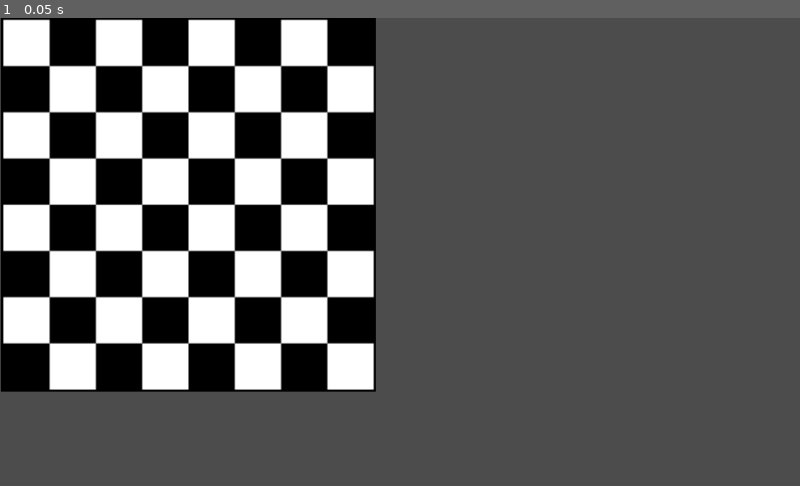
Above: before the commit, frame 1.
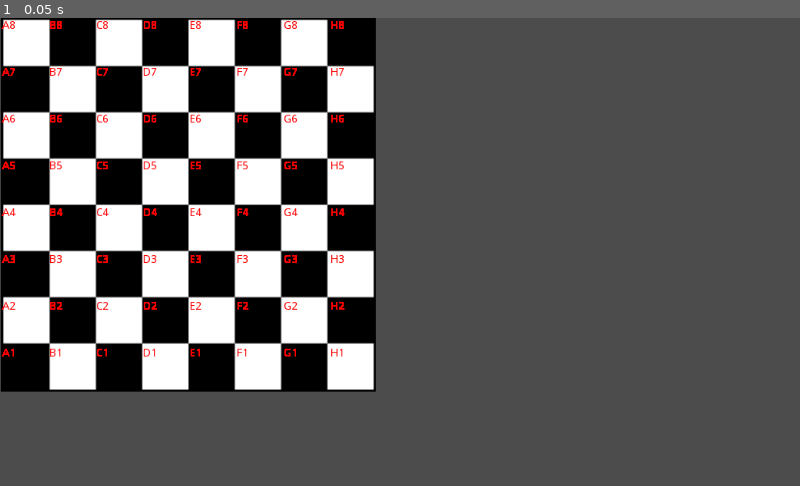
Above: after the commit, the same moment.

Repository: MattBunch/GodotChess2D
Game: Godot game, scene res://Board/Board.tscn
Same seed, same stepped clock (60 frames per second), same inputs: the game is played once before the commit and once after it. The engine's default icon, where the game draws it, is replaced by a stand-in: a white triangle on a blue panel in a dark square.
Inputs:
- Up to frame 1 (0.05 s): no input

The runs differ from the first frame. In frame 1, 1.2% of the frame differs, in the area x 0-44%, y 0-73%.
Error before the commit: Parse Error: Error parsing expression, misplaced: func (res://Board/Board.gd:41)

Commit message:
Chess notation added

Diff:
--- a/Board/Board.gd
+++ b/Board/Board.gd
@@ -15,18 +15,18 @@
 	for tile in tiles:
 		tile.connect("clicked_tile",self,"clicked_tile")
 
-func clicked_tile(pos):
+func clicked_tile(pos, tile_code):
 
 	var tile = get_tile_at_pos(pos)
 	if saved_tile == tile:
-		print("same tile")
+		print("same tile: ", saved_tile.get_tile_code())
 		return
 	if saved_tile == null:
 		saved_tile = tile
-		print("tile saved: ", saved_tile.get_position())
+		print("tile saved: ", saved_tile.get_tile_code())
 	else:
-		print("tile: ",tile.get_position())
-		print("saved_tile: ",saved_tile.get_position())
+		print("tile: ",tile.get_tile_code())
+		print("saved_tile: ",saved_tile.get_tile_code())
 		saved_tile = null
 
 func get_tile_at_pos(pos):
@@ -38,16 +38,20 @@
 	return null
 
 func initialize_board():
-	func build_chess_notation():
-		pass
+	var A = 65
+	var startNum = 8
 	var output = []
-	var counter = 0
+	var numCounter = startNum
+	var charCounter = A
 	for x in range(0, BOARD_SIZE, BOARD_SIZE / 8):
+		numCounter = startNum
 		for y in range(0, BOARD_SIZE, BOARD_SIZE / 8):
-			counter += 1
 			var new_tile = load("res://Board/BoardTile.tscn").instance()
-			new_tile.init(counter)
+			var tileCode = char(charCounter) + str(numCounter)
+			new_tile.init(tileCode)
 			add_child(new_tile)
 			new_tile.set_tile_position(Vector2(x, y))
 			output.append([x, y])
+			numCounter -= 1
+		charCounter += 1
 	return output
--- a/Board/Board.tscn
+++ b/Board/Board.tscn
@@ -10,6 +10,3 @@
 position = Vector2( 241.356, 239.456 )
 z_index = 1
 texture = ExtResource( 1 )
-__meta__ = {
-"_edit_lock_": true
-}
--- a/Board/BoardTile.gd
+++ b/Board/BoardTile.gd
@@ -4,16 +4,23 @@
 signal clicked_tile
 
 var selected = false
+var tile_code setget set_tile_code, get_tile_code
 
-func init(num):
+func init(input_tile_code):
 	var debugLabel = $Area2D/DebugLabel
-	print(num)
 	debugLabel.add_color_override("font_color", Color(255, 0, 0))
-	debugLabel.text = str(num)
+	set_tile_code(input_tile_code)
+	debugLabel.text = get_tile_code()
 
 func _on_Area2D_input_event(viewport, event, shape_idx):
-	if (event is InputEventMouseButton && event.pressed):
-		emit_signal("clicked_tile", position)
+	if (event is InputEventMouseButton && event.button_index == BUTTON_LEFT && event.pressed):
+		emit_signal("clicked_tile", position, get_tile_code())
+
+func set_tile_code(input_tile_code):
+	tile_code = input_tile_code
+
+func get_tile_code():
+	return tile_code
 
 func set_tile_position(inputPos):
 	position = inputPos
--- a/Board/BoardTile.tscn
+++ b/Board/BoardTile.tscn
@@ -4,7 +4,7 @@
 [ext_resource path="res://Board/BoardTile.gd" type="Script" id=2]
 
 [sub_resource type="RectangleShape2D" id=1]
-extents = Vector2( 5.32233, 31.906 )
+extents = Vector2( 4.95833, 29.75 )
 
 [node name="BoardTile" type="Node2D" groups=[
 "Tiles",
@@ -15,19 +15,20 @@
 z_index = 2
 
 [node name="CollisionShape2D" type="CollisionShape2D" parent="Area2D"]
-position = Vector2( 32, 32 )
+position = Vector2( 30, 30 )
 scale = Vector2( 6, 1 )
 shape = SubResource( 1 )
 
 [node name="DebugSprite" type="Sprite" parent="Area2D"]
+visible = false
 texture = ExtResource( 1 )
 centered = false
 
 [node name="DebugLabel" type="Label" parent="Area2D"]
-margin_left = 4.5
-margin_top = 5.25
-margin_right = 45.5
-margin_bottom = 22.25
+margin_left = 3.0
+margin_top = 2.57322
+margin_right = 44.0
+margin_bottom = 19.5732
 __meta__ = {
 "_edit_use_anchors_": false
 }
Not shown, changed: DEVLOG.md
